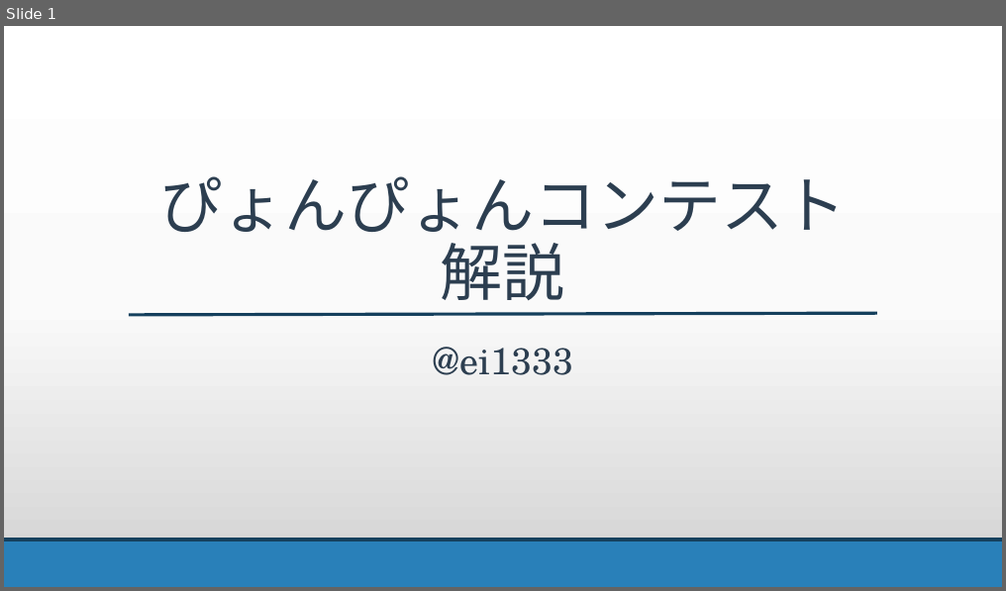
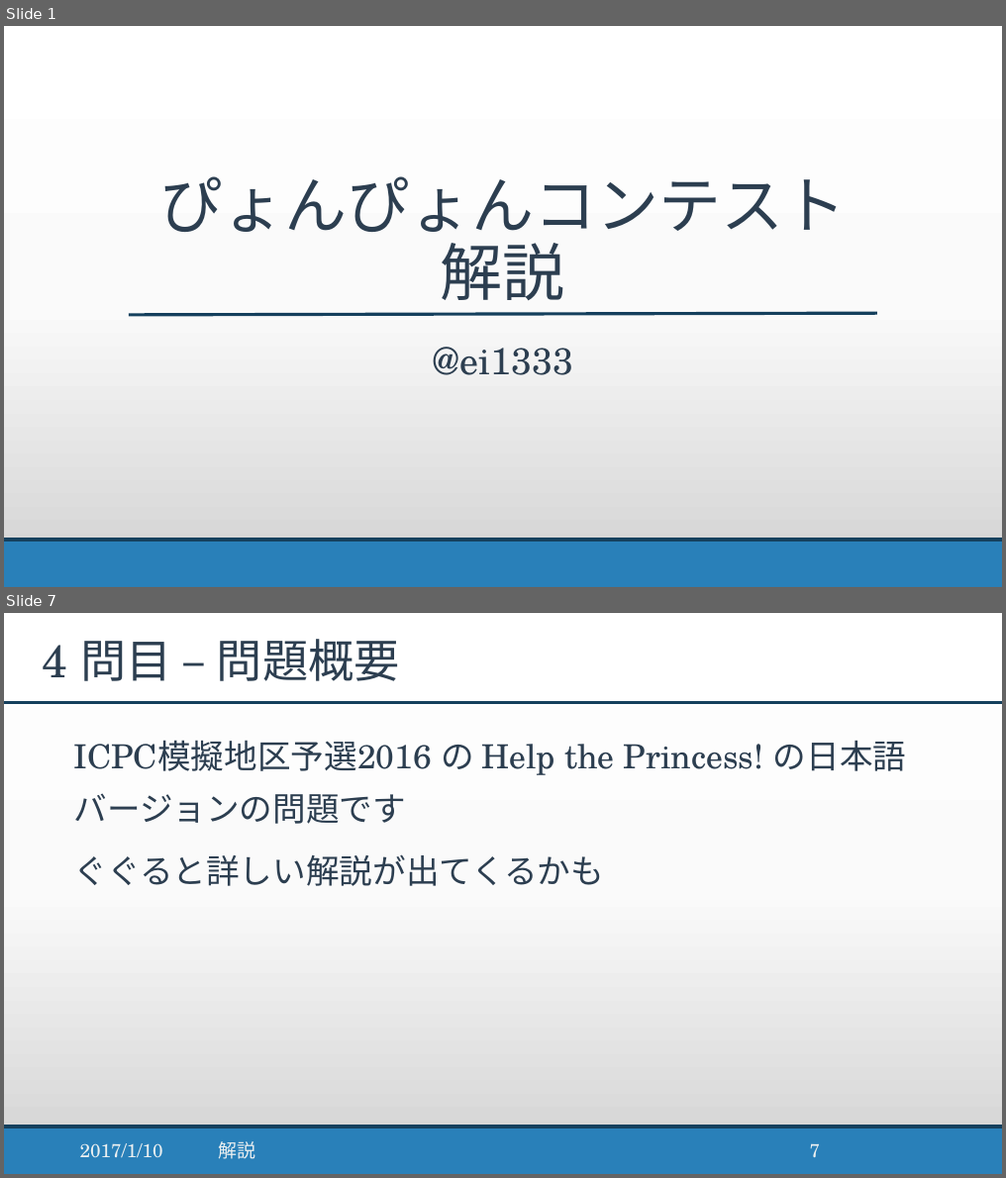
Before and after one commit to ei1333/ei1333.github.io, a slide deck: ei1333.pptx. Shown one above the other, each under a label of ours: slide 1 before the commit, slides 1 and 7 after it; the slides between them are not shown. The pictures are 1006x591 and 1006x1178 pixels, drawn with LibreOffice and Linux fonts; fonts in the diff are those of the drawing. Boxes give left, top, right and bottom in pixels: in the first picture for what was removed or moved away, otherwise in the second. Text is boxed around its words. In the diff, an @@ line names an element or a change of style, - is before the commit and + after.

```diff
--- a/ei1333.pptx
+++ b/ei1333.pptx
@@ slide 7 added at (4, 613, 1002, 1174), background gradient #FFFFFF to #FBFBFB to #D1D1D1; not listed: 2 template elements that a slide beside it also shows @@
@@ title added at (42, 639, 400, 681), 44 pt, text #2C3E50 @@
+4 問目 – 問題概要
@@ line added from (1002, 703) to (4, 703), #14405C 3 pt @@
@@ text added at (74, 740, 906, 886), 32 pt, text #2C3E50 @@
+  ICPC模擬地区予選2016 の Help the Princess! の日本語バージョンの問題です
+  ぐぐると詳しい解説が出てくるかも
@@ text added at (80, 1144, 163, 1158), 18 pt, text #ECF0F1 @@
+2017/1/10
@@ text added at (218, 1142, 255, 1159), 18 pt, text #ECF0F1 @@
+解説
@@ page number added at (810, 1144, 821, 1157), 18 pt, text #ECF0F1 @@
+7
```
Also in this commit, not shown: 26 slides changed, 1 other file.
